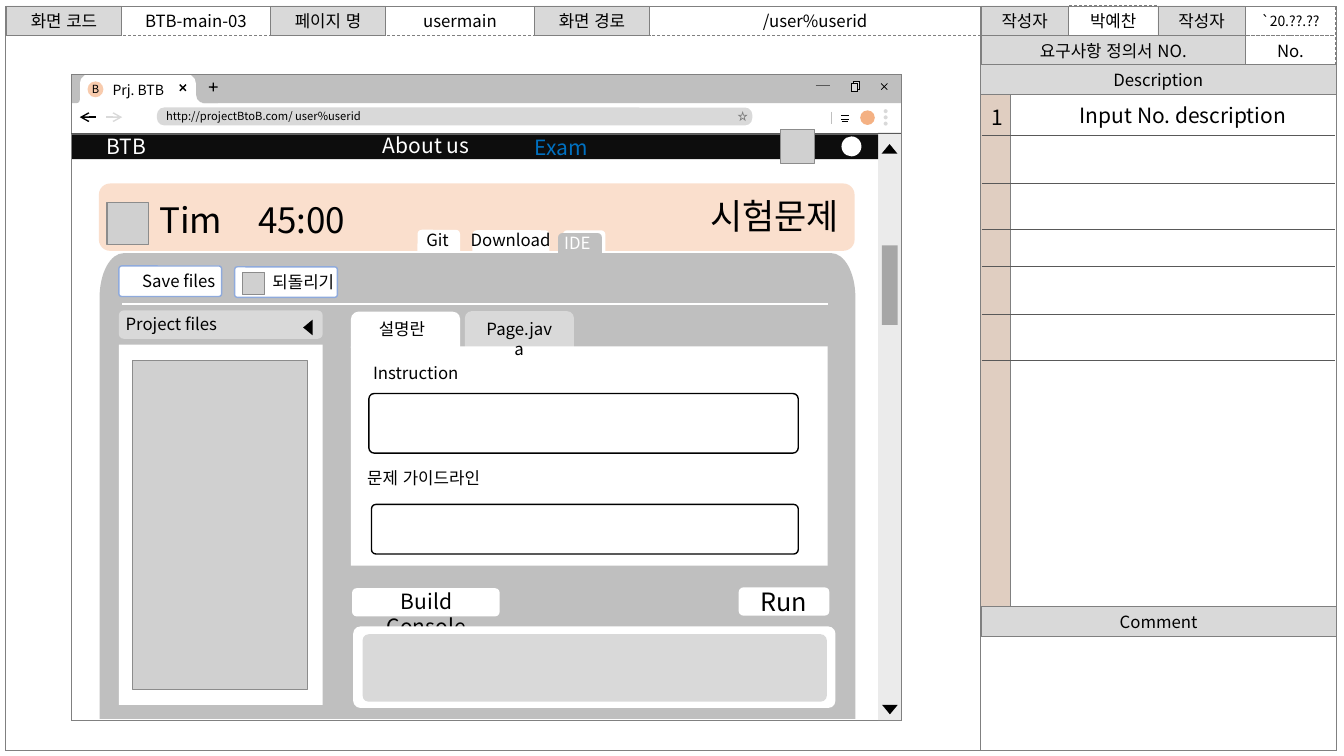
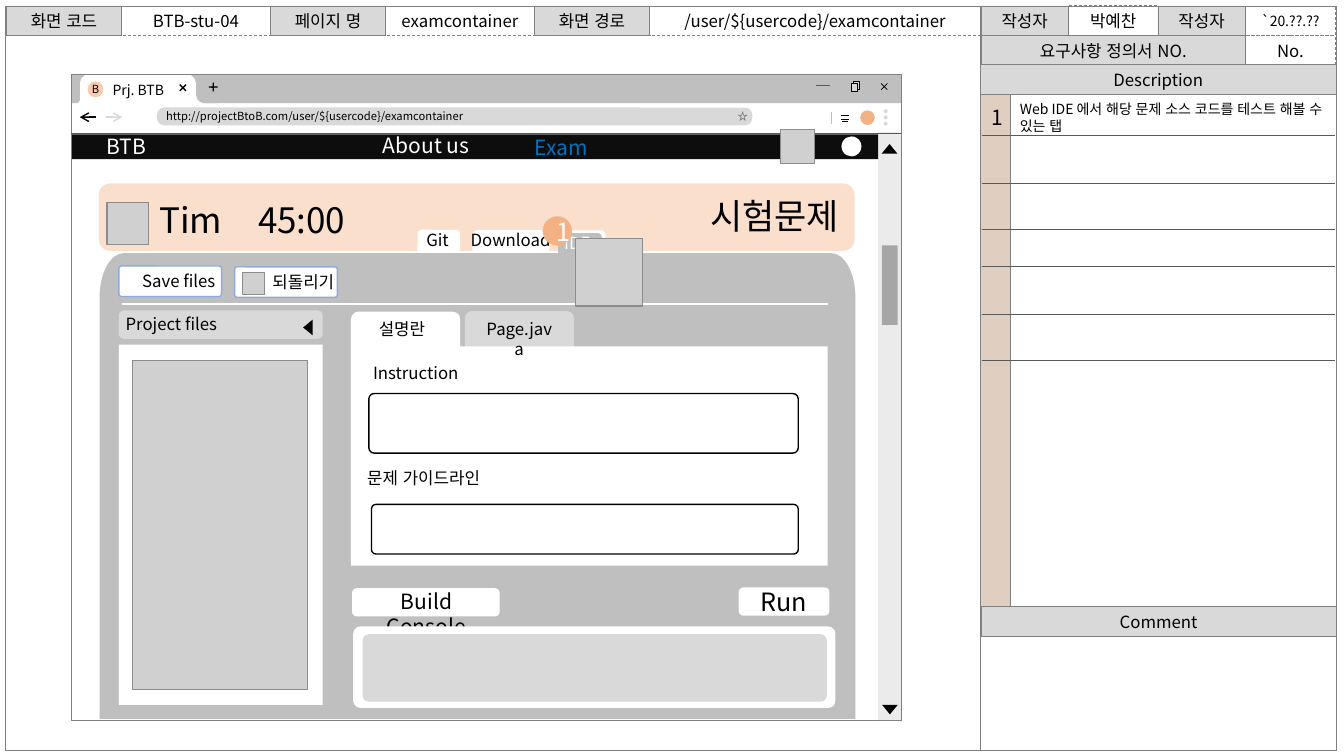
Before and after one commit to PYC1080/MSA_Mentoring, a slide deck: slide 48 of project/BtoB_Storyboard.pptx (slide 49 before the commit). Drawn at 1344x756 pixels with LibreOffice and Linux fonts; fonts in the diff are those of the drawing; grey boxes stand for pictures; background and template pictures are left out. Boxes give left, top, right and bottom in pixels: in the first picture for what was removed or moved away, otherwise in the second. Text is boxed around its words. In the diff, an @@ line names an element or a change of style, - is before the commit and + after.

```diff
--- a/project/BtoB_Storyboard.pptx
+++ b/project/BtoB_Storyboard.pptx
@@ text in rectangle at <box>153,14,239,28</box>: text changed @@
-BTB-main-03
+BTB-stu-04
@@ text in rectangle at <box>401,14,518,28</box>: text changed @@
-usermain
+examcontainer
@@ text in rectangle at <box>684,13,945,30</box>: text changed @@
-/user%userid
+/user/${usercode}/examcontainer
@@ text at <box>166,110,463,123</box>: text changed @@
-http://projectBtoB.com/ user%userid
+http://projectBtoB.com/user/${usercode}/examcontainer
@@ text added at <box>1020,102,1322,132</box>, 10 pt, text #000000 @@
+Web IDE 에서 해당 문제 소스 코드를 테스트 해볼 수 있는 탭
@@ text removed at <box>1080,106,1286,128</box> @@
-Input No. description
@@ ellipse added at <box>542,217,572,246</box>, fill #F4B183, 18 pt, text #FFFFFF @@
+1
@@ picture added at <box>576,239,643,307</box> @@
```
Also in this commit, not shown: 47 other slides changed, 38 slides added, 8 slides removed.
